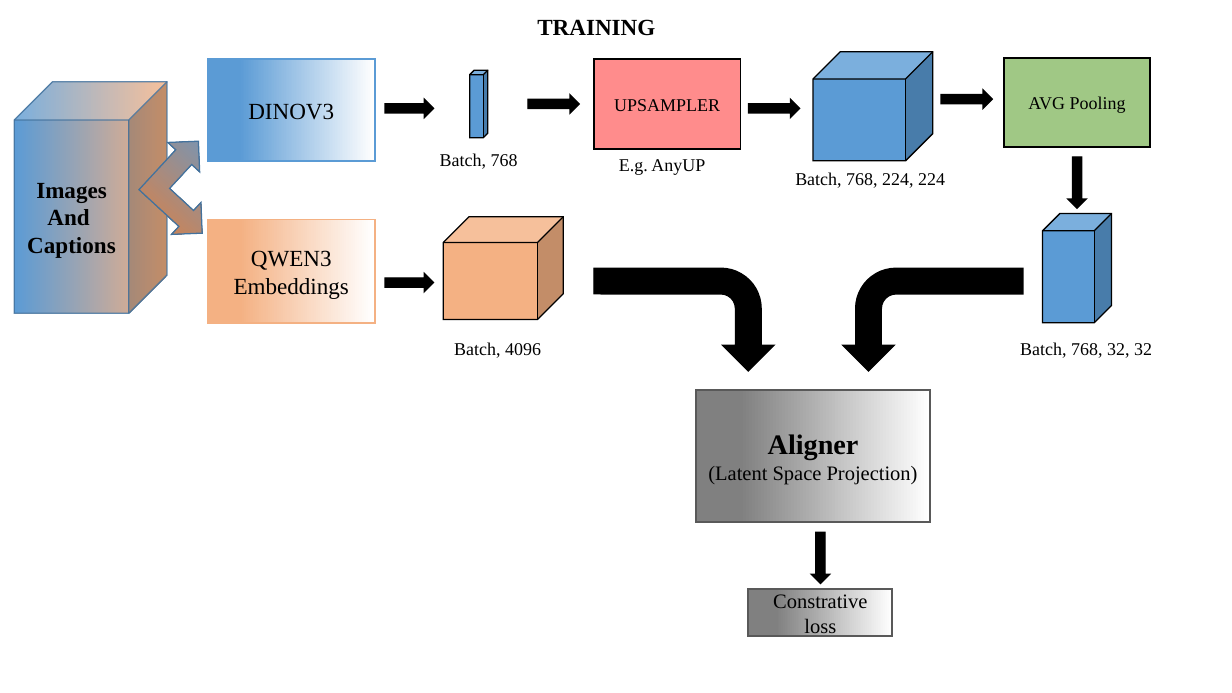
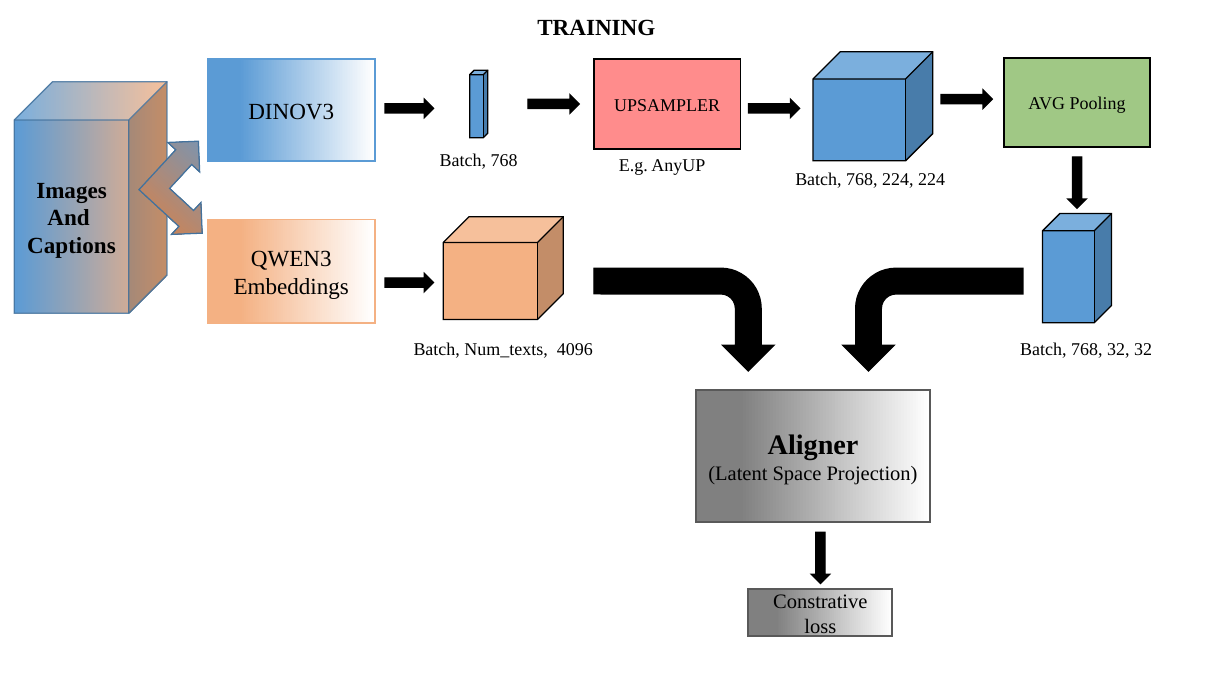
Before and after one commit to GabrielFerrante/SceneEmbed-Up, a slide deck: slide 1 of Diagram.pptx. Drawn at 1232x693 pixels with LibreOffice and Linux fonts; fonts in the diff are those of the drawing. Boxes give left, top, right and bottom in pixels: in the first picture for what was removed or moved away, otherwise in the second. Text is boxed around its words. In the diff, an @@ line names an element or a change of style, - is before the commit and + after.

```diff
--- a/Diagram.pptx
+++ b/Diagram.pptx
@@ text at (414, 342, 593, 358): text changed @@
-Batch, 4096
+Batch, Num_texts, 4096
```
Also in this commit, not shown: 2 other slides changed, 2 slides added, 8 other files.
